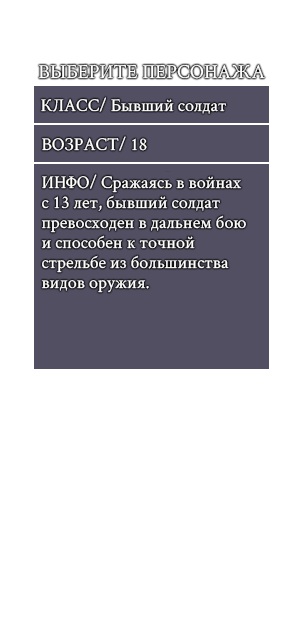
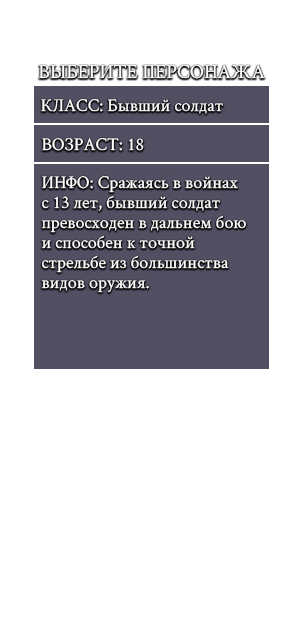
Layer changes from the first (303, 624) image to the second:
renamed "ИНФО/ Сражаясь в войнах с 13 лет, бывший солдат превосходен в д" to "ИНФО: Сражаясь в войнах с 13 лет, бывший солдат превосходен в д", painted on it over box(41, 174, 246, 293)
renamed "ВОЗРАСТ/ 18" to "ВОЗРАСТ: 18", painted on it over box(42, 136, 147, 151)
renamed "КЛАСС/ Бывший солдат" to "КЛАСС: Бывший солдат", painted on it over box(41, 97, 227, 114)
